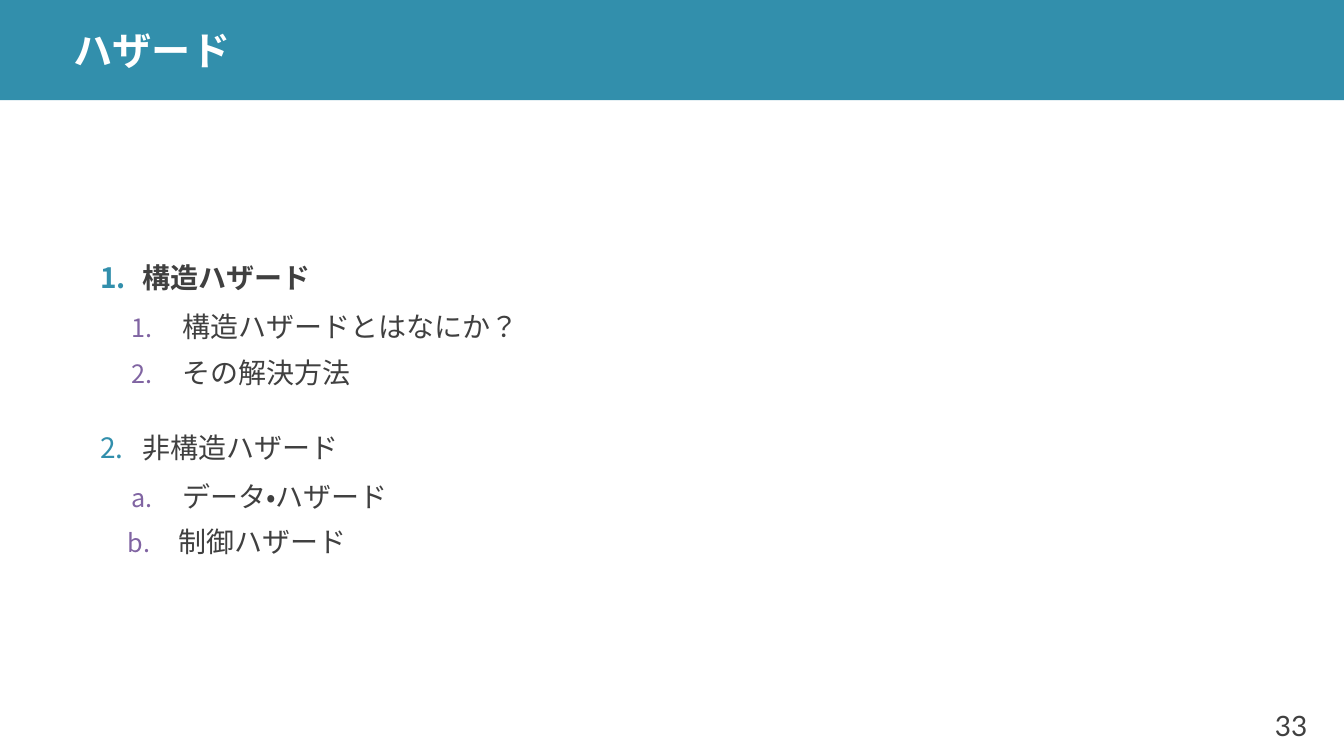
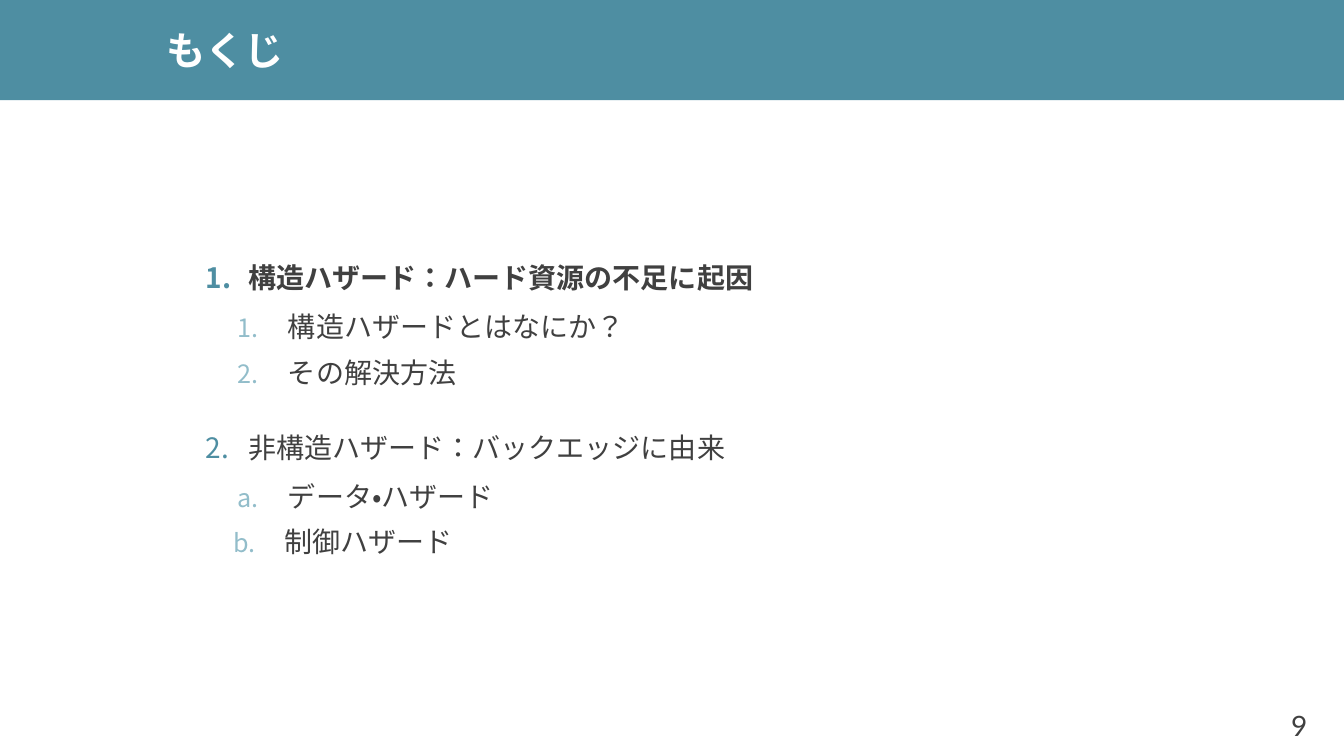
Before and after one commit to shioyadan/advanced-computer-organization, a slide deck: slide 9 of aco-shioya-04.pptx (slide 33 before the commit). Drawn at 1344x756 pixels with LibreOffice and Linux fonts; fonts in the diff are those of the drawing. Boxes give left, top, right and bottom in pixels: in the first picture for what was removed or moved away, otherwise in the second. Text is boxed around its words. In the diff, an @@ line names an element or a change of style, - is before the commit and + after.

```diff
--- a/aco-shioya-04.pptx
+++ b/aco-shioya-04.pptx
@@ rectangle at bbox=[0, 0, 1344, 100]: fill #328FAC to #4E8EA2 @@
@@ title at bbox=[166, 33, 283, 68]: text changed @@
-ハザード
+もくじ
@@ text "構造ハザード：ハード資源の不足に起因": place and size @@
-text "構造ハザード：ハード資源の不足に起因" at bbox=[143, 264, 518, 555]
+text "構造ハザード：ハード資源の不足に起因" at bbox=[248, 264, 753, 555]
@@ text at bbox=[248, 264, 753, 291]: text changed @@
-1. 構造ハザード
+1. 構造ハザード：ハード資源の不足に起因
@@ text at bbox=[284, 313, 624, 555]: bullet colour #8064A2 to #92BDCA @@
@@ text at bbox=[248, 434, 725, 461]: text changed @@
-2. 非構造ハザード
+2. 非構造ハザード：バックエッジに由来
@@ page number at bbox=[1291, 715, 1307, 736]: text changed @@
-33
+9
```
Also in this commit, not shown: 46 other slides changed, 60 slides added, 44 slides removed, 2 other files.
